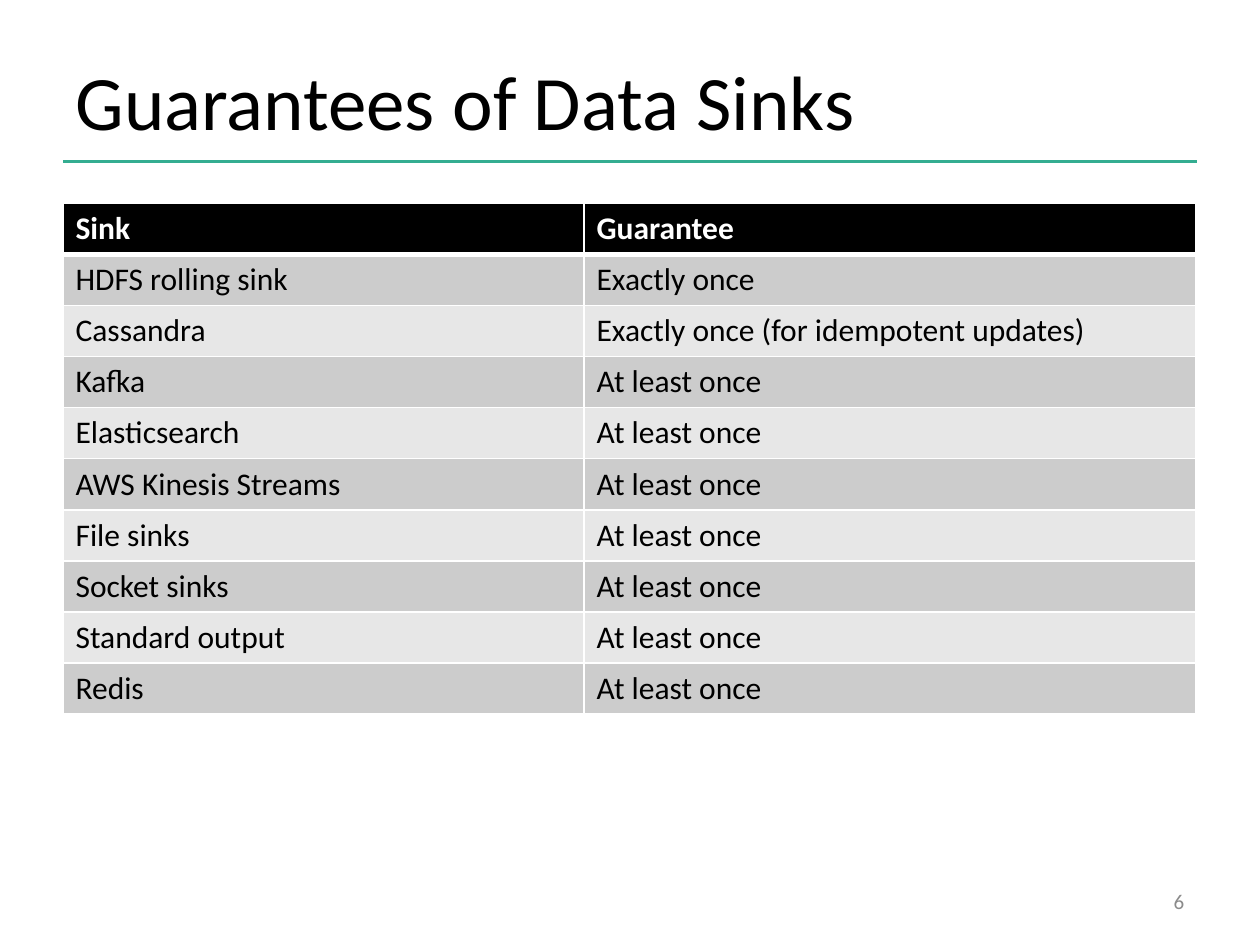
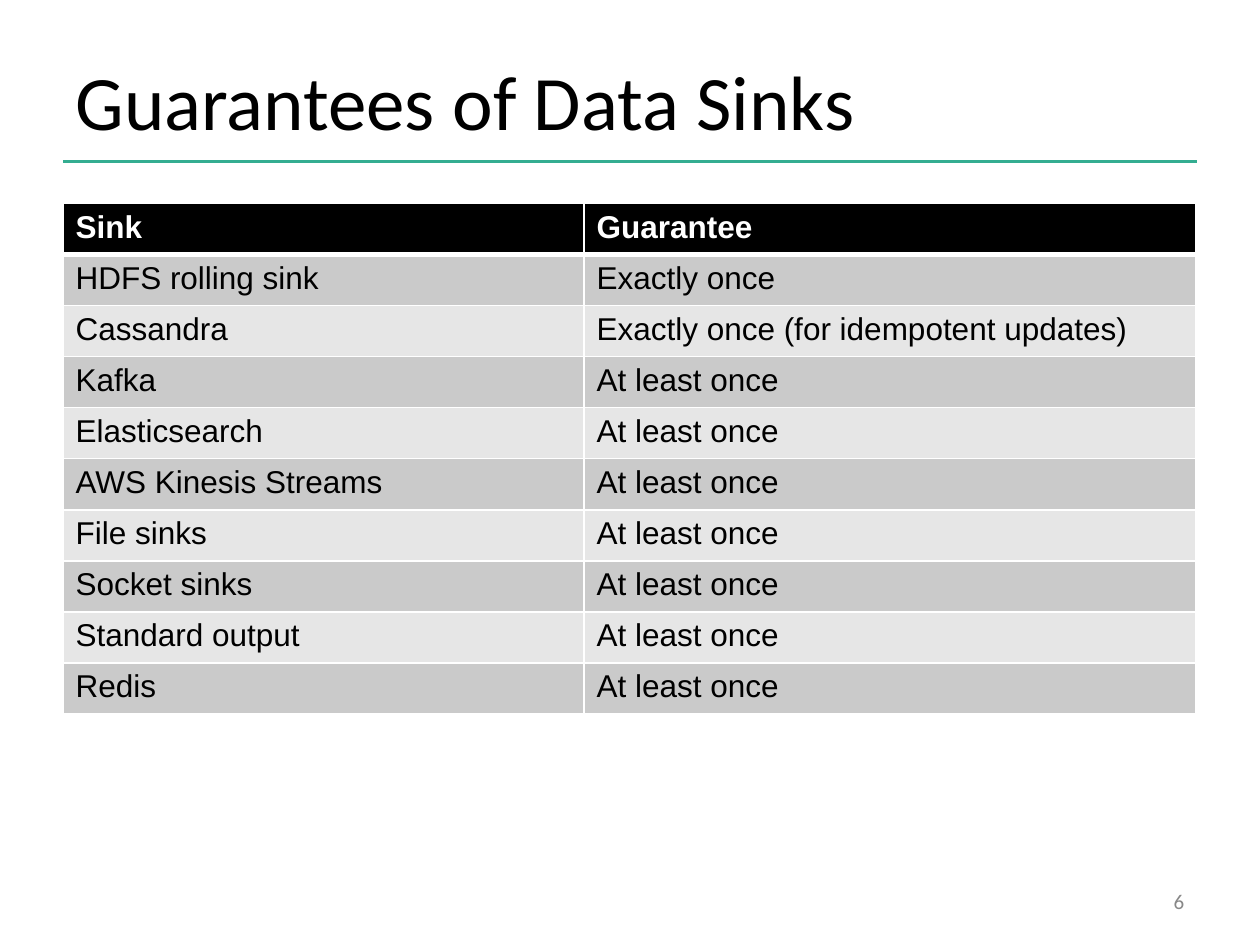
Before and after one commit to dataArtisans/flink-training-web, a slide deck: slide 6 of slides/flink_stream_statefulOps.pptx. Drawn at 1260x945 pixels with LibreOffice and Linux fonts; fonts in the diff are those of the drawing; background and template pictures are left out. Boxes give left, top, right and bottom in pixels: in the first picture for what was removed or moved away, otherwise in the second. Text is boxed around its words. In the diff, an @@ line names an element or a change of style, - is before the commit and + after.

```diff
--- a/slides/flink_stream_statefulOps.pptx
+++ b/slides/flink_stream_statefulOps.pptx
@@ table at bbox=[63, 203, 1197, 702] @@
@@ fill #CCCCCC to #CACACA in 10 cells @@
@@ fill #E7E7E7 to #E6E6E6 in 8 cells @@
@@ font Calibri to Arial @@
```
Also in this commit, not shown: 20 other slides changed, 1 slide added, 1 slide removed, 4 other files.
